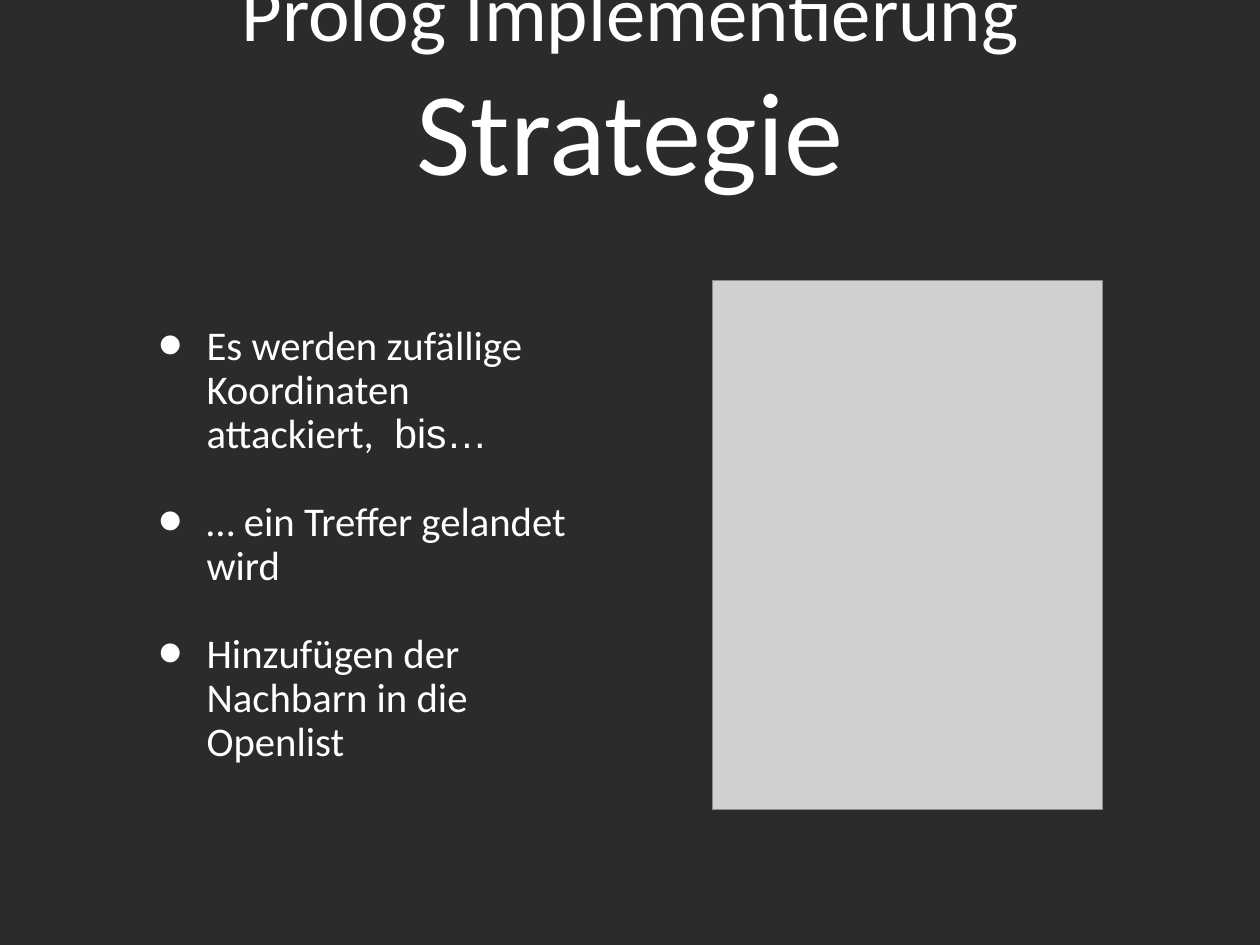
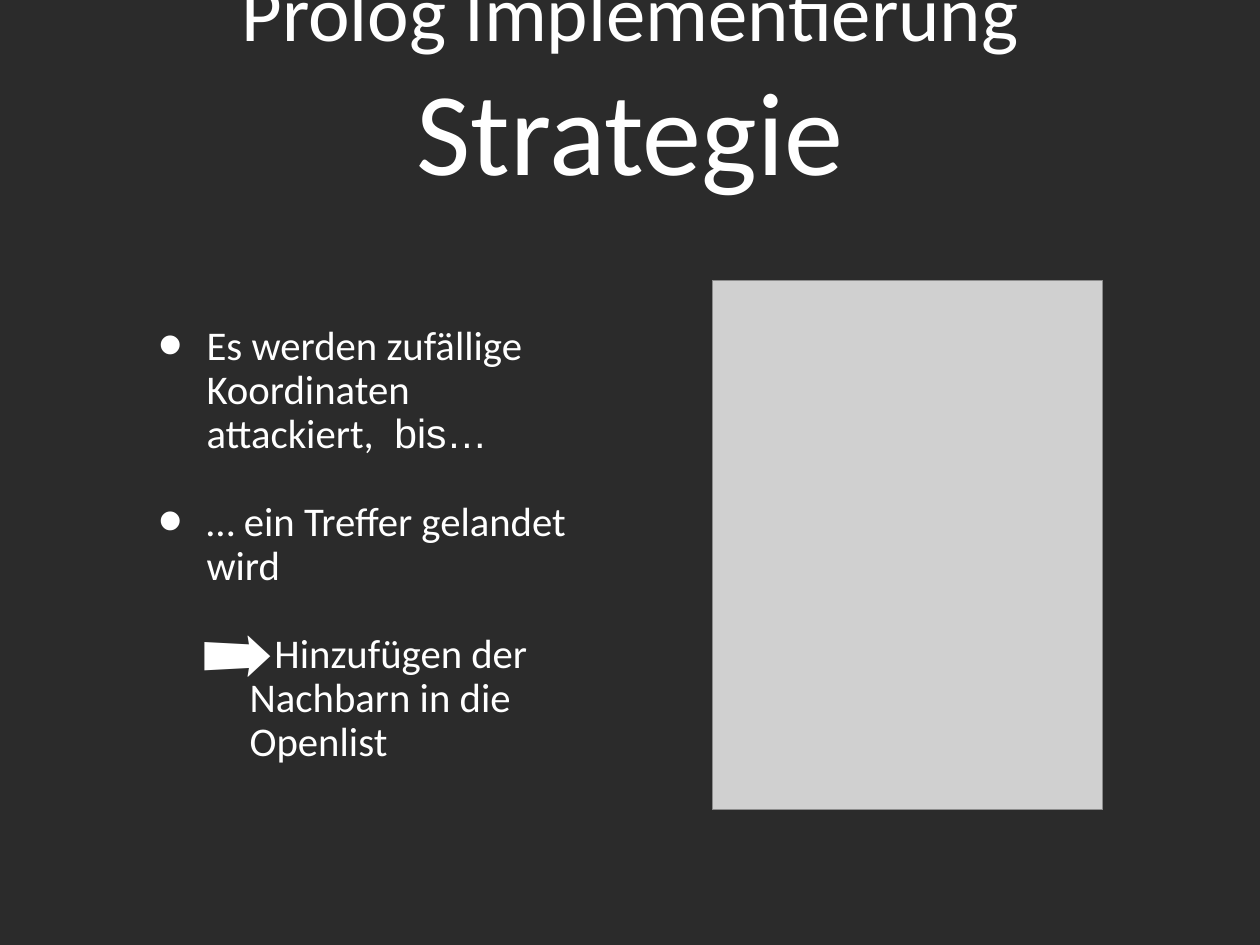
Before and after one commit to novac045/ai-battleship, a slide deck: slide 12 of Präsentation/Präsentation_PPT.ppt. Drawn at 1260x945 pixels with LibreOffice and Linux fonts; fonts in the diff are those of the drawing; grey boxes stand for pictures; background and template pictures are left out; a plain dark background stands for a picture behind light text. Boxes give left, top, right and bottom in pixels: in the first picture for what was removed or moved away, otherwise in the second. Text is boxed around its words. In the diff, an @@ line names an element or a change of style, - is before the commit and + after.

```diff
--- a/Präsentation/Präsentation_PPT.ppt
+++ b/Präsentation/Präsentation_PPT.ppt
@@ text at box(250, 639, 527, 763): bullet • to ➡; list level 1 to 2 in "Hinzufügen der Nachbarn in die ..." @@
```
Also in this commit, not shown: 5 other slides changed, 2 other files.
